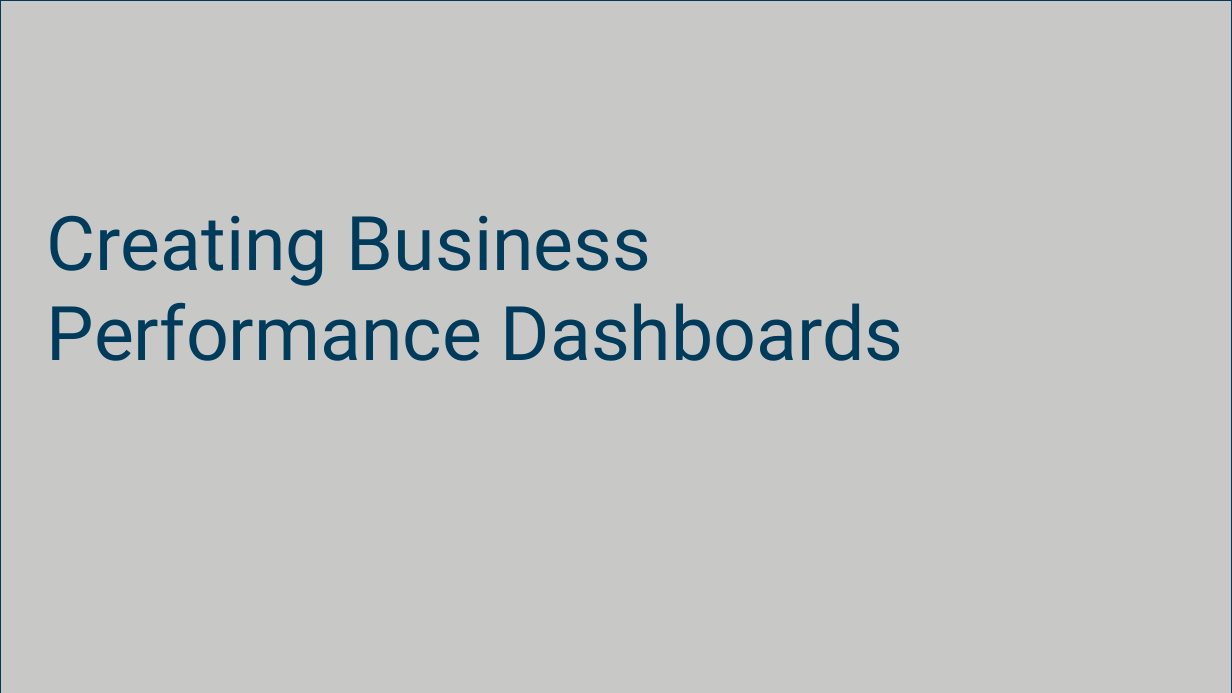
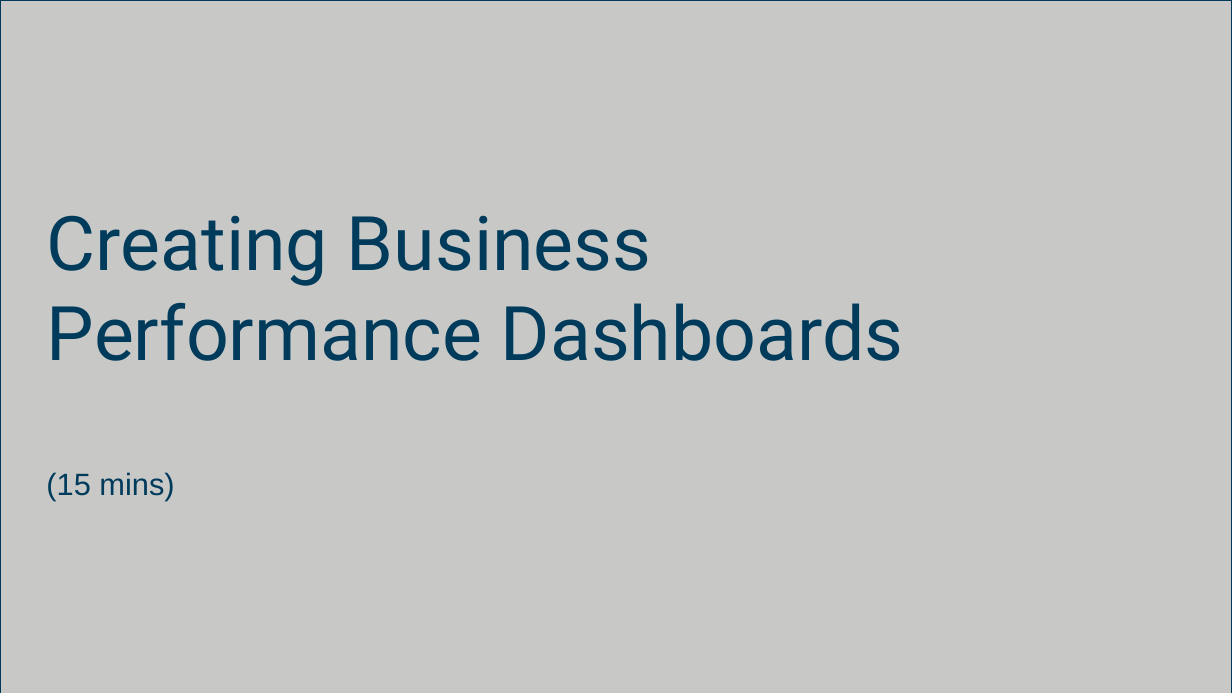
Before and after one commit to munishkumar-gh/munishkumar-gh.github.io, a slide deck: slide 23 of SuSS/ANL201 Study Unit 6_2021 - Lecturer.pptx. Drawn at 1232x693 pixels with LibreOffice and Linux fonts; fonts in the diff are those of the drawing; background and template pictures are left out. Boxes give left, top, right and bottom in pixels: in the first picture for what was removed or moved away, otherwise in the second. Text is boxed around its words. In the diff, an @@ line names an element or a change of style, - is before the commit and + after.

```diff
--- a/SuSS/ANL201 Study Unit 6_2021 - Lecturer.pptx
+++ b/SuSS/ANL201 Study Unit 6_2021 - Lecturer.pptx
@@ subtitle added at (x1=46, y1=472, x2=174, y2=501), 18 pt, text #003B5C @@
+(15 mins)
```
Also in this commit, not shown: 9 other slides changed.
